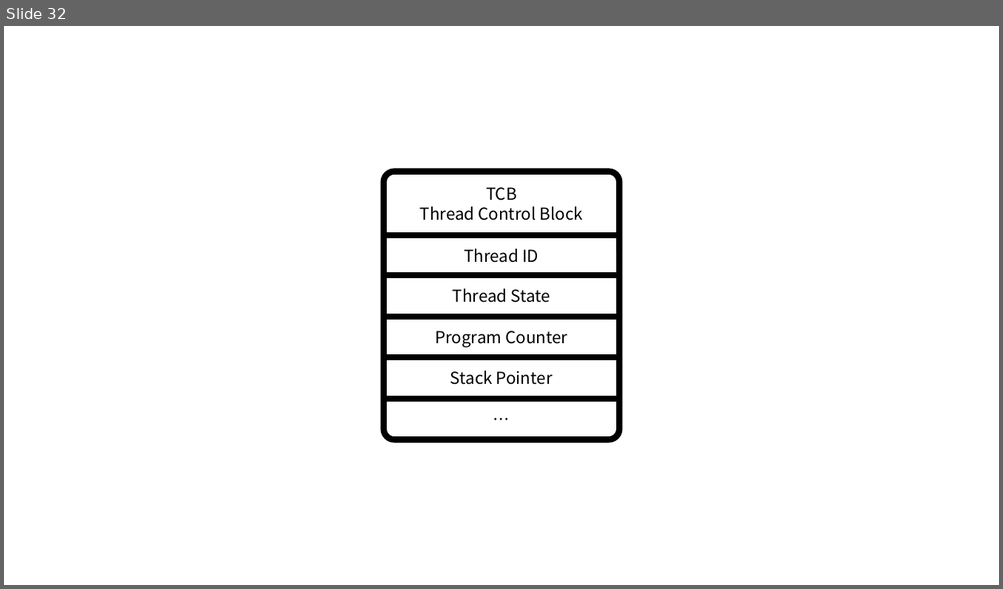
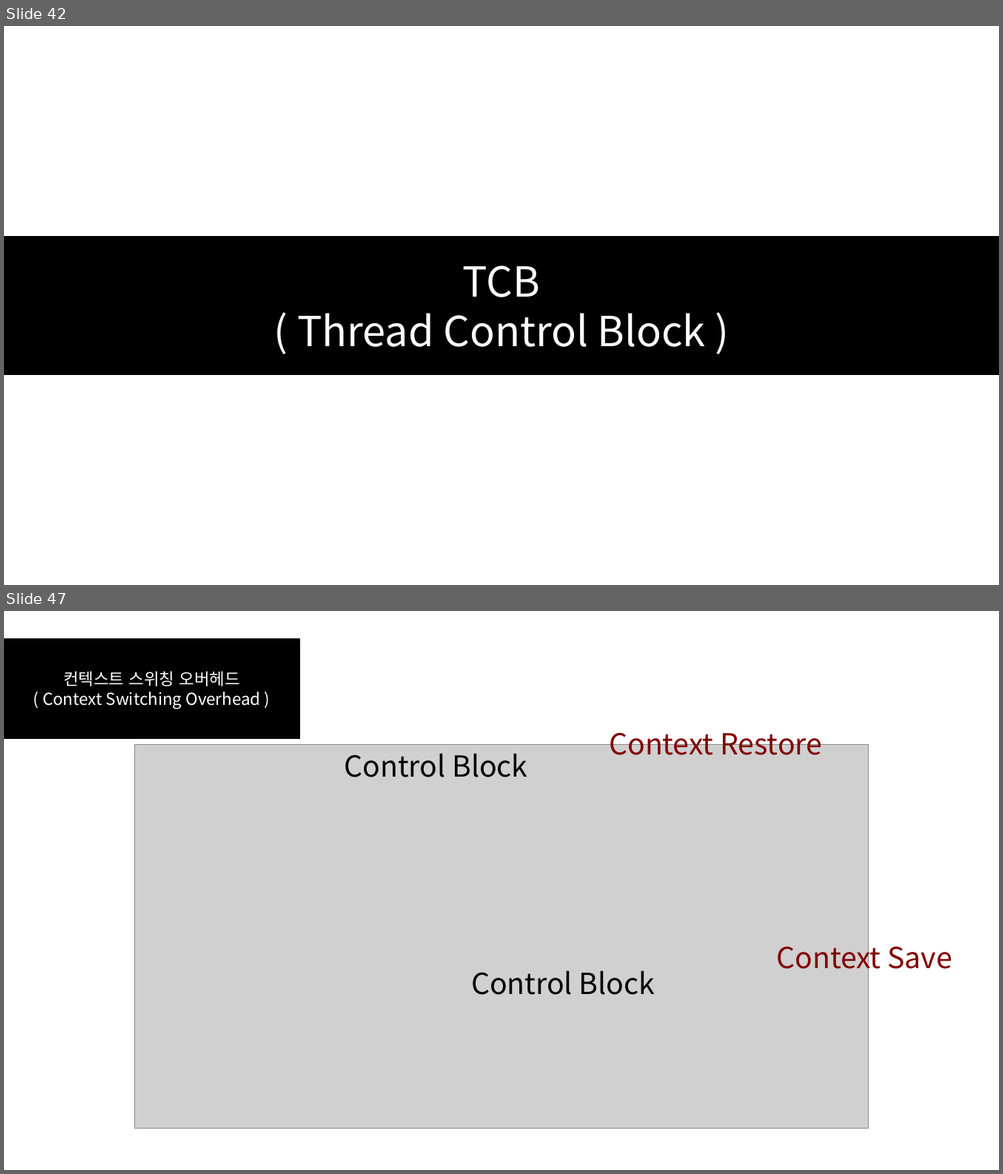
Before and after one commit to SEH00N/SDLU, a slide deck: ServerLecture/PT/3강 멀티스레딩 이론.pptx. Shown one above the other, each under a label of ours: slide 32 before the commit, slides 42 and 47 after it; the slides between them are not shown. The pictures are 1003x589 and 1003x1174 pixels, drawn with LibreOffice and Linux fonts; fonts in the diff are those of the drawing; grey boxes stand for pictures. Boxes give left, top, right and bottom in pixels: in the first picture for what was removed or moved away, otherwise in the second. Text is boxed around its words. In the diff, an @@ line names an element or a change of style, - is before the commit and + after.

```diff
--- a/ServerLecture/PT/3강 멀티스레딩 이론.pptx
+++ b/ServerLecture/PT/3강 멀티스레딩 이론.pptx
@@ slide 47 added at box(4, 611, 999, 1170), background #FFFFFF @@
@@ rectangle added at box(4, 638, 299, 738), fill #000000, outline #000000 1 pt, 16 pt, text #FFFFFF @@
+컨텍스트 스위칭 오버헤드
+( Context Switching Overhead )
@@ text added at box(609, 725, 822, 755), 28 pt, text #820000 @@
+Context Restore
@@ picture added at box(134, 744, 868, 1129) @@
@@ text added at box(344, 753, 527, 777), 28 pt, text #000000 @@
+Control Block
@@ text added at box(776, 939, 952, 977), 28 pt, text #820000 @@
+Context Save
@@ text added at box(471, 971, 654, 995), 28 pt, text #000000 @@
+Control Block
@@ what was slide 32 is now slide 42 @@
@@ slide 42 changed as well @@
@@ rectangle "TCB": place and size @@
-rectangle "TCB" at box(420, 187, 583, 221)
+rectangle "TCB" at box(4, 236, 999, 375)
@@ rectangle "TCB" at box(4, 236, 999, 375): fill none to #000000; outline none to #000000 1 pt @@
@@ text in rectangle at box(463, 266, 540, 298): size 16 to 40 pt, text colour #000000 to #FFFFFF in "TCB" @@
@@ text in rectangle at box(297, 313, 706, 347): text changed; size 16 to 40 pt; text colour #000000 to #FFFFFF @@
-Thread Control Block
+( Thread Control Block )
@@ group removed at box(384, 172, 620, 440): 5 texts, 4 lines, 1 rounded rectangle @@
-Thread ID
-Thread State
-Program Counter
-Stack Pointer
-…
```
Also in this commit, not shown: 27 other slides added, 7 other files.
